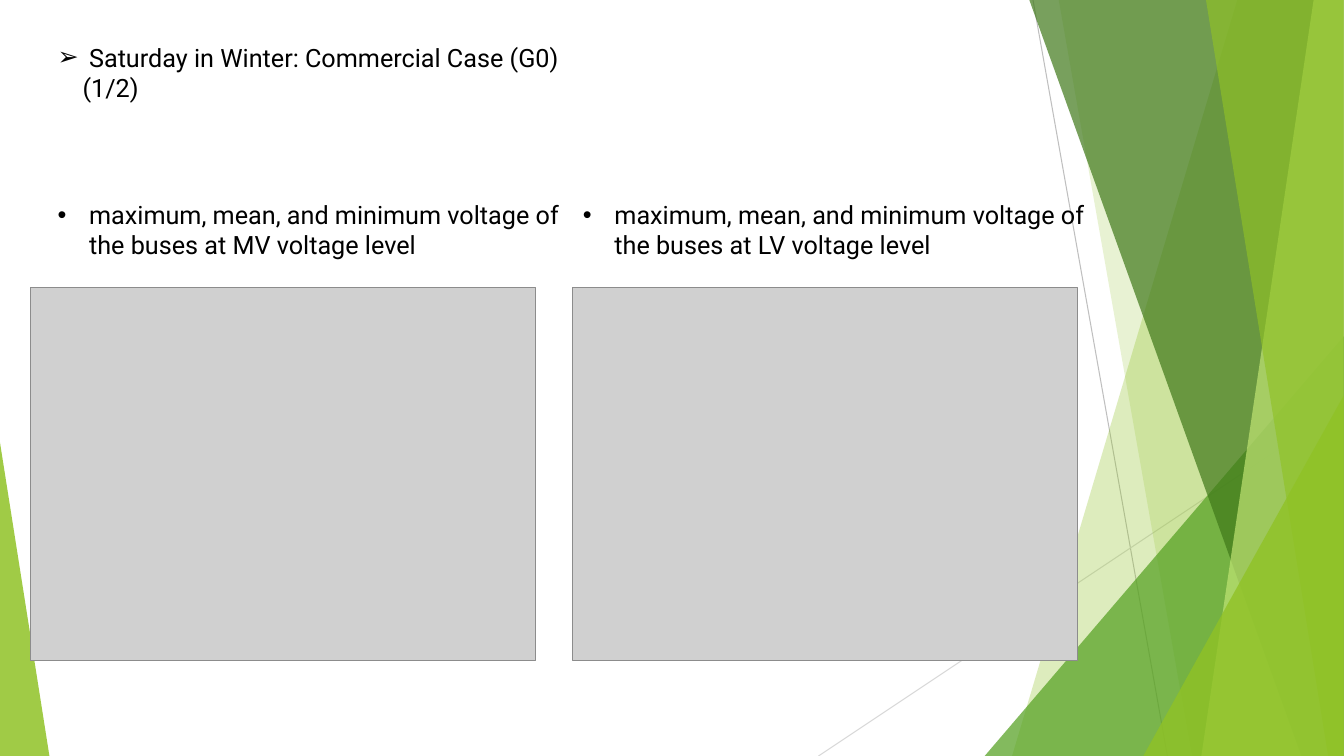
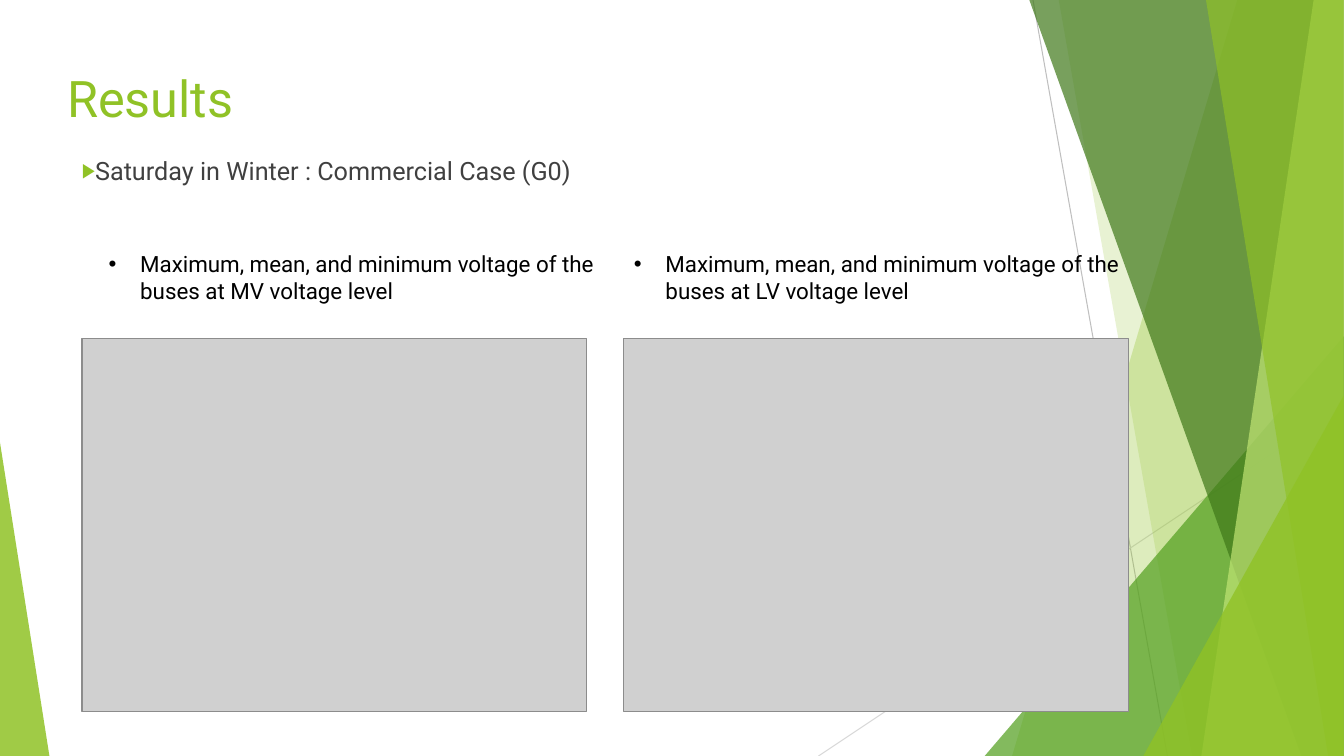
Before and after one commit to mridul2912/PSPlab22_1119250_Mridul, a slide deck: slide 34 of Eut-Project.pptx (slide 31 before the commit). Drawn at 1344x756 pixels with LibreOffice and Linux fonts; fonts in the diff are those of the drawing; grey boxes stand for pictures. Boxes give left, top, right and bottom in pixels: in the first picture for what was removed or moved away, otherwise in the second. Text is boxed around its words. In the diff, an @@ line names an element or a change of style, - is before the commit and + after.

```diff
--- a/Eut-Project.pptx
+++ b/Eut-Project.pptx
@@ text added at <box>67,79,233,118</box>, 36 pt, text #90C226 @@
+Results
@@ text at <box>95,160,571,186</box>: text changed; text colour #000000 to #404040 @@
-➢ Saturday in Winter: Commercial Case (G0)
-(1/2)
+▶ Saturday in Winter : Commercial Case (G0)
@@ text at <box>140,255,593,304</box>: text changed; size 18 to 16 pt @@
-• maximum, mean, and minimum voltage of the buses at MV voltage level
+• Maximum, mean, and minimum voltage of the buses at MV voltage level
@@ text at <box>665,251,1118,304</box>: text changed; size 18 to 16 pt @@
-• maximum, mean, and minimum voltage of the buses at LV voltage level
+• Maximum, mean, and minimum voltage of the buses at LV voltage level
@@ picture: place and size @@
-picture at <box>31,287,536,661</box>
+picture at <box>82,338,587,712</box>
@@ picture: place and size @@
-picture at <box>573,287,1078,661</box>
+picture at <box>624,338,1129,712</box>
```
Also in this commit, not shown: 22 other slides changed, 5 slides added, 4 other files.
